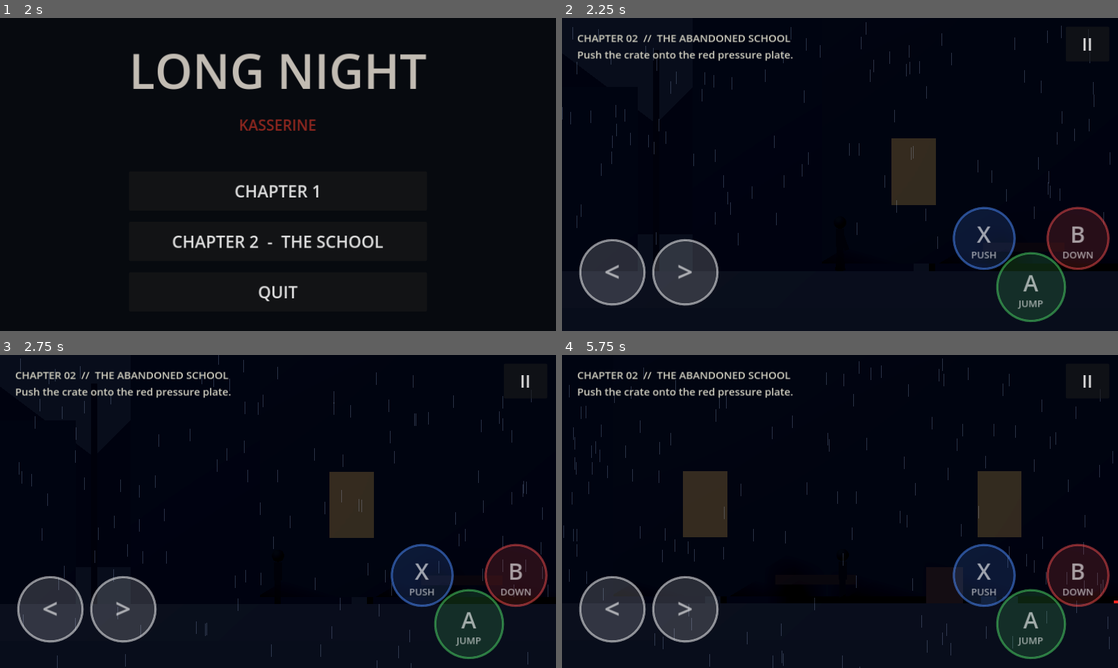
Above: before the commit, frames 1-4 (two rows, left to right).
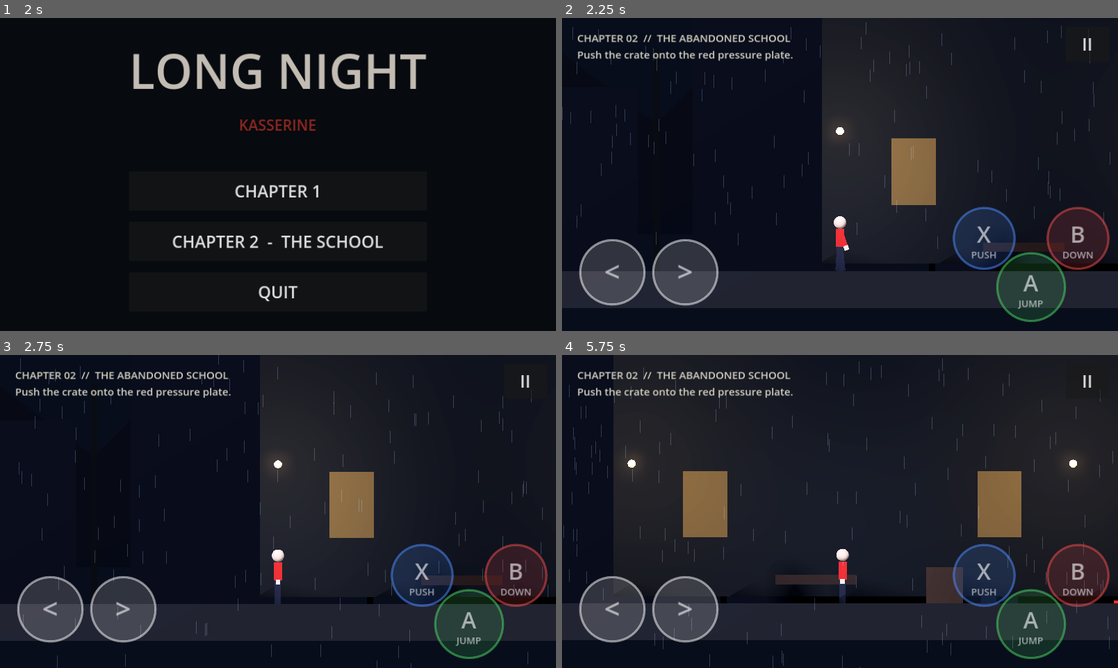
Above: after the commit, the same moments.

Repository: Gass-OS/long-night
Game: Godot game, scene res://intro.tscn
Two runs of this game, one before a commit and one after it. Both use one fixed random seed, a clock stepped at 60 frames per second and the inputs below.
Inputs (mouse positions are in pixels of both pictures, inside the frame that each line leads up to):
- Up to frame 1 (2 s): click "SKIP INTRO »" at 0.5 s; click "SKIP INTRO »" at 1.25 s
- Up to frame 2 (2.25 s): click "CHAPTER 2 - THE SCHOOL" at 2 s
- Up to frame 3 (2.75 s): no input
- Up to frame 4 (5.75 s): move the mouse to (962, 495) at 2.77 s; hold Right 2.78-3.5 s; hold E 2.78-3.5 s; click (962, 495) at 2.92 s; tap Space at 3.02 s; drag from (728, 527) to (812, 574) at 3.52 s; move the mouse to (895, 442) at 4.27 s; hold Right 4.28-5 s; hold E 4.28-5 s; drag from (812, 574) to (673, 464) at 5.02 s

Frame 1 is identical in both runs. In frame 2, 17% of the frame differs, in the area x 46-88%, y 2-81%; in frame 3, 16%; in frame 4, 40%, in the area x 9-100%, y 0-80%.

Commit message:
Fix Chapter 2 character visibility and corridor lighting

Diff:
--- a/stage2.gd
+++ b/stage2.gd
@@ -29,12 +29,13 @@
     _environment()
     _background()
     _course()
+    _corridor_lighting()
 
     player = CharacterBody3D.new()
     player.set_script(load("res://player.gd"))
     player.position = checkpoint
     add_child(player)
-    _make_silhouette(player.visual)
+    _add_player_fill_light()
 
     cam = Camera3D.new()
     cam.projection = Camera3D.PROJECTION_ORTHOGONAL
@@ -75,6 +76,42 @@
     _interface()
 
 
+func _add_player_fill_light() -> void:
+    var light := OmniLight3D.new()
+    light.position = Vector3(0, 1.5, 2.0)
+    light.light_color = Color(0.72, 0.78, 0.88)
+    light.light_energy = 1.25
+    light.omni_range = 7.5
+    light.shadow_enabled = false
+    player.add_child(light)
+
+
+func _corridor_lighting() -> void:
+    for x in [0.0, 12.0, 27.0, 40.0, 57.0, 72.0]:
+        var light := OmniLight3D.new()
+        light.position = Vector3(x, 3.8, -0.2)
+        light.light_color = Color(0.88, 0.76, 0.58)
+        light.light_energy = 1.15
+        light.omni_range = 8.5
+        light.shadow_enabled = false
+        add_child(light)
+
+        var bulb := MeshInstance3D.new()
+        var mesh := SphereMesh.new()
+        mesh.radius = 0.11
+        mesh.height = 0.22
+        bulb.mesh = mesh
+
+        var material := StandardMaterial3D.new()
+        material.albedo_color = Color(1.0, 0.78, 0.48)
+        material.emission_enabled = true
+        material.emission = Color(1.0, 0.65, 0.32)
+        material.emission_energy_multiplier = 2.0
+        bulb.material_override = material
+        bulb.position = light.position
+        add_child(bulb)
+
+
 func _mat(c: Color, emission := false) -> StandardMaterial3D:
     var m := StandardMaterial3D.new()
     m.albedo_color = c
@@ -117,11 +154,11 @@
     env.background_mode = Environment.BG_COLOR
     env.background_color = Color(0.012, 0.016, 0.025)
     env.ambient_light_source = Environment.AMBIENT_SOURCE_COLOR
-    env.ambient_light_color = Color(0.28, 0.31, 0.4)
-    env.ambient_light_energy = 0.55
+    env.ambient_light_color = Color(0.42, 0.44, 0.52)
+    env.ambient_light_energy = 0.85
     env.fog_enabled = true
     env.fog_light_color = Color(0.035, 0.045, 0.065)
-    env.fog_density = 0.012
+    env.fog_density = 0.006
     env.glow_enabled = true
     env.glow_intensity = 0.45
     env.tonemap_mode = Environment.TONE_MAPPER_FILMIC
@@ -132,8 +169,8 @@
 
     sun = DirectionalLight3D.new()
     sun.rotation_degrees = Vector3(-35, -25, 0)
-    sun.light_color = Color(0.55, 0.62, 0.78)
-    sun.light_energy = 0.65
+    sun.light_color = Color(0.65, 0.70, 0.82)
+    sun.light_energy = 0.90
     sun.shadow_enabled = true
     add_child(sun)
 
